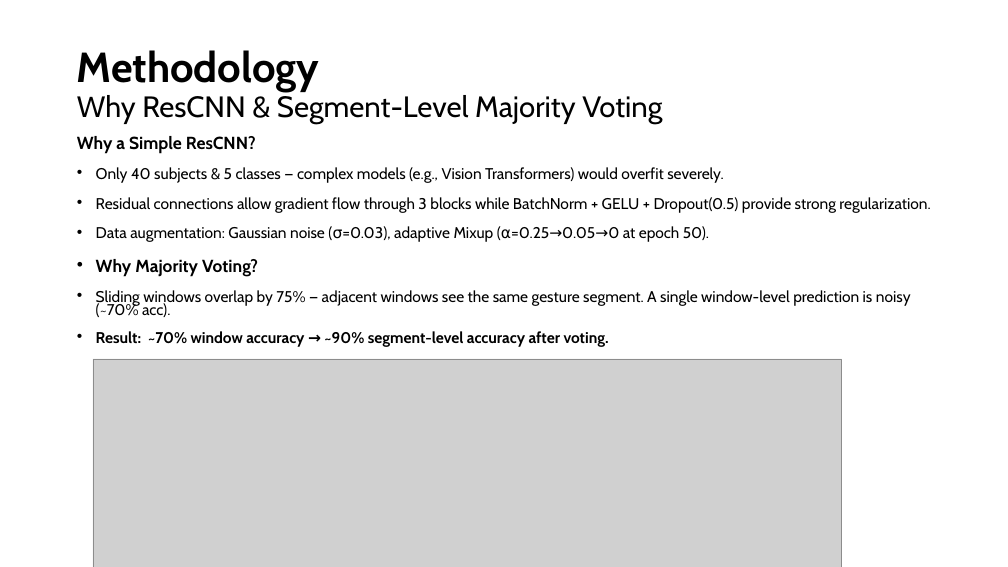
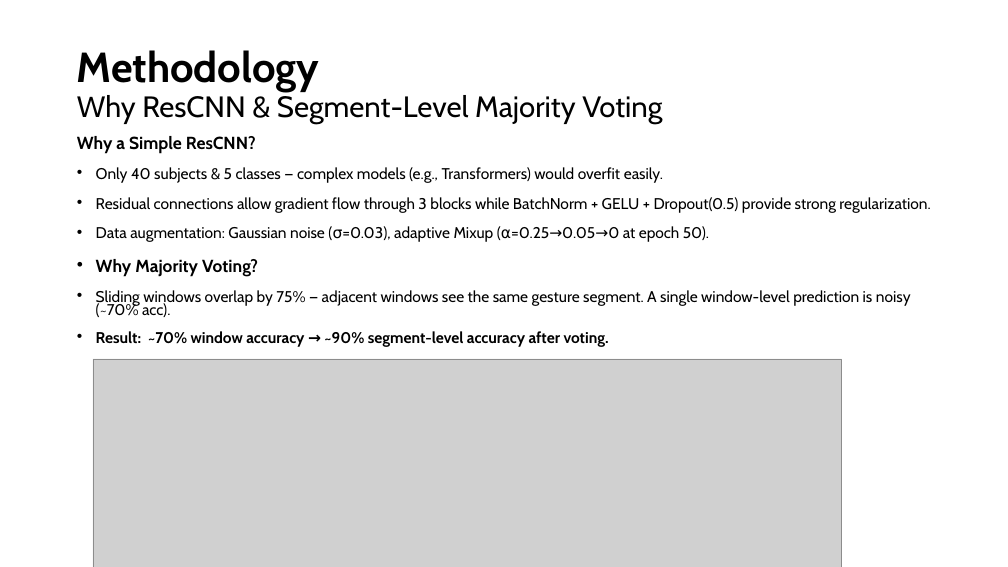
Before and after one commit to Mohammed-Alanazii/CS618-Project, a slide deck: slide 6 of CS618-Data-Efficient-Learning-Mohammed_Alanazi.pptx. Drawn at 1008x567 pixels with LibreOffice and Linux fonts; fonts in the diff are those of the drawing; grey boxes stand for pictures. Boxes give left, top, right and bottom in pixels: in the first picture for what was removed or moved away, otherwise in the second. Text is boxed around its words. In the diff, an @@ line names an element or a change of style, - is before the commit and + after.

```diff
--- a/CS618-Data-Efficient-Learning-Mohammed_Alanazi.pptx
+++ b/CS618-Data-Efficient-Learning-Mohammed_Alanazi.pptx
@@ text at [96, 167, 663, 183]: text changed @@
-• Only 40 subjects & 5 classes — complex models (e.g., Vision Transformers) would overfit severely.
+• Only 40 subjects & 5 classes — complex models (e.g., Transformers) would overfit easily.
```
Also in this commit, not shown: 2 other slides changed, 2 other files.
